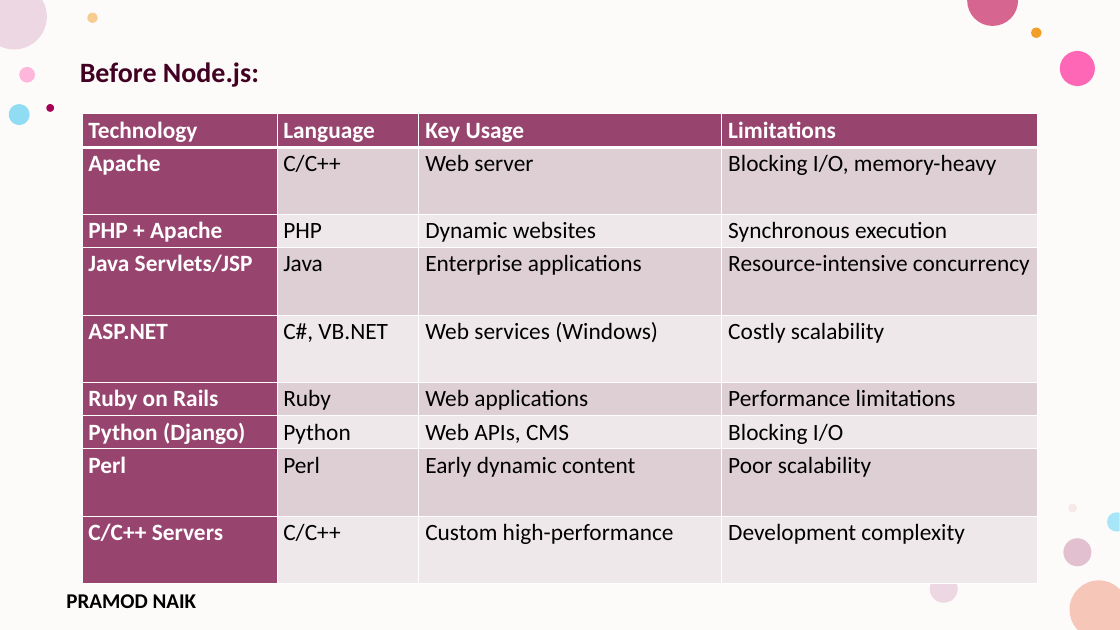
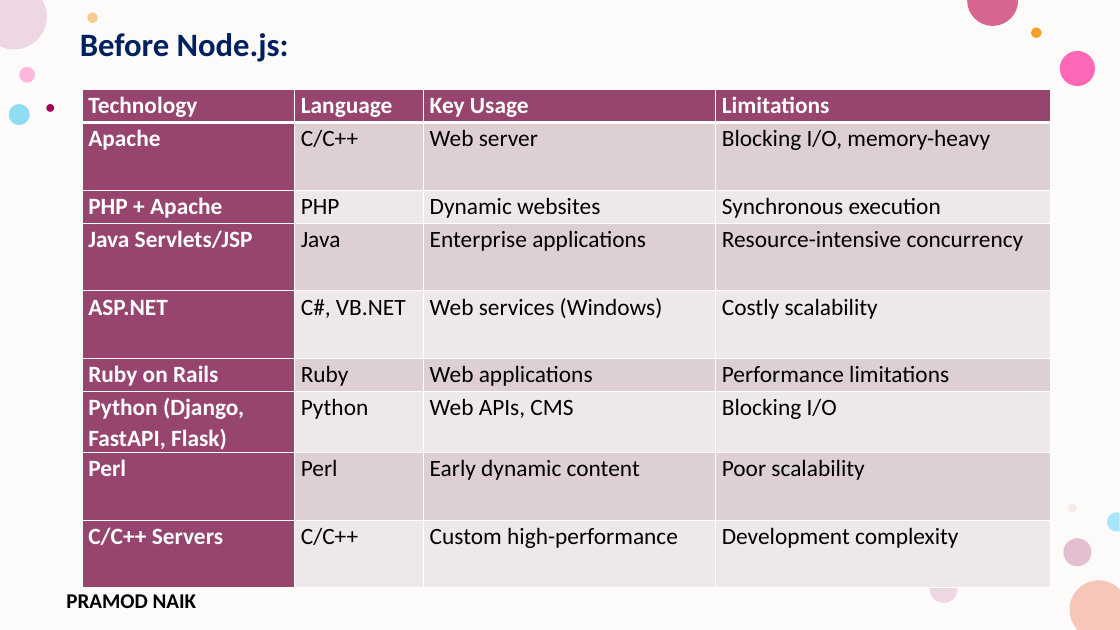
Before and after one commit to PRAMODNAIK-DEV/Node.js-Hands-on-Workshop, a slide deck: slide 29 of Day-1 – Node.js Fundamentals & HTTP Module.pptx (slide 23 before the commit). Drawn at 1120x630 pixels with LibreOffice and Linux fonts; fonts in the diff are those of the drawing; background and template pictures are left out. Boxes give left, top, right and bottom in pixels: in the first picture for what was removed or moved away, otherwise in the second. Text is boxed around its words. In the diff, an @@ line names an element or a change of style, - is before the commit and + after.

```diff
--- a/Day-1 – Node.js Fundamentals & HTTP Module.pptx
+++ b/Day-1 – Node.js Fundamentals & HTTP Module.pptx
@@ text "Before Node.js:": place and size @@
-text "Before Node.js:" at [80, 62, 259, 87]
+text "Before Node.js:" at [80, 33, 289, 62]
@@ text "Before Node.js:" at [80, 33, 289, 62]: size 24 to 28 pt, text colour #420023 to #002060 @@
@@ table at [82, 90, 1051, 586] @@
-row 7, column 1: Python (Django)
+row 7, column 1: Python (Django, FastAPI, Flask)
@@ table: place and size @@
-table at [82, 114, 1038, 585]
+table at [82, 90, 1051, 586]
```
Also in this commit, not shown: 42 other slides changed, 13 slides added, 1 slide removed, 2 other files.
